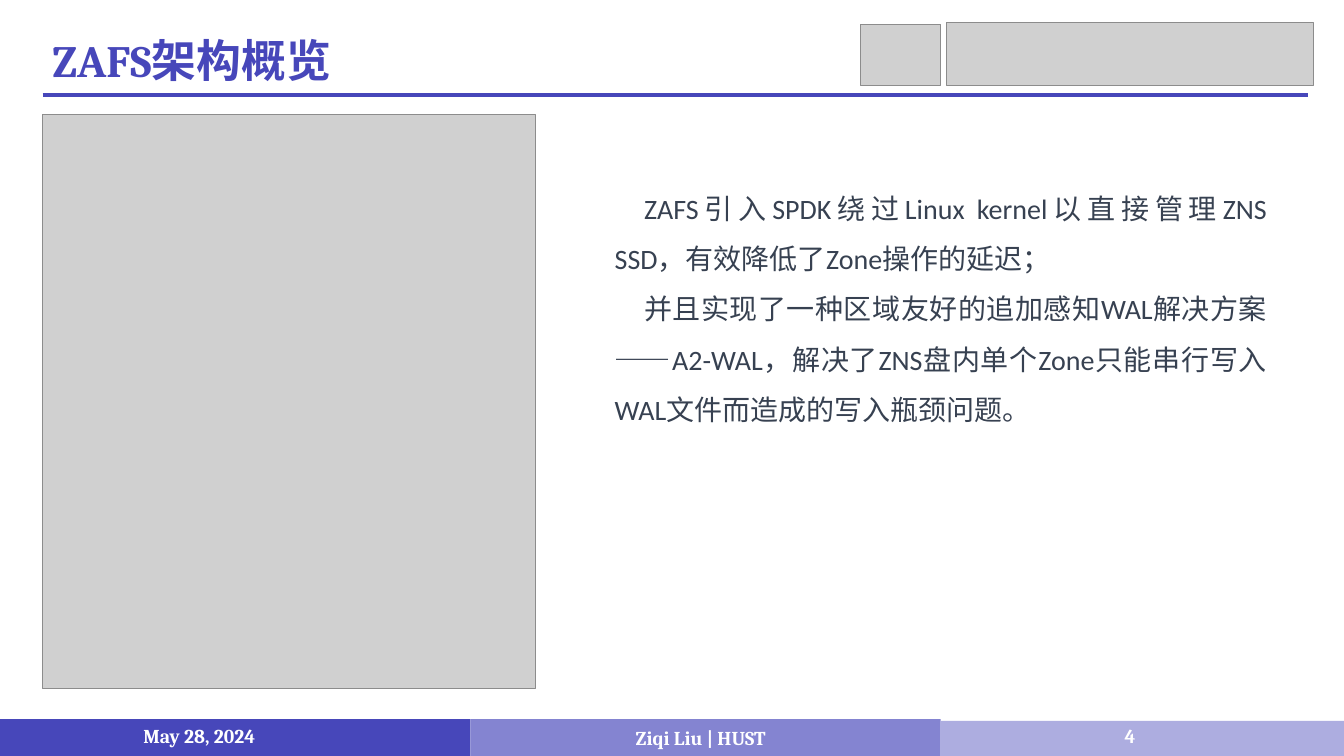
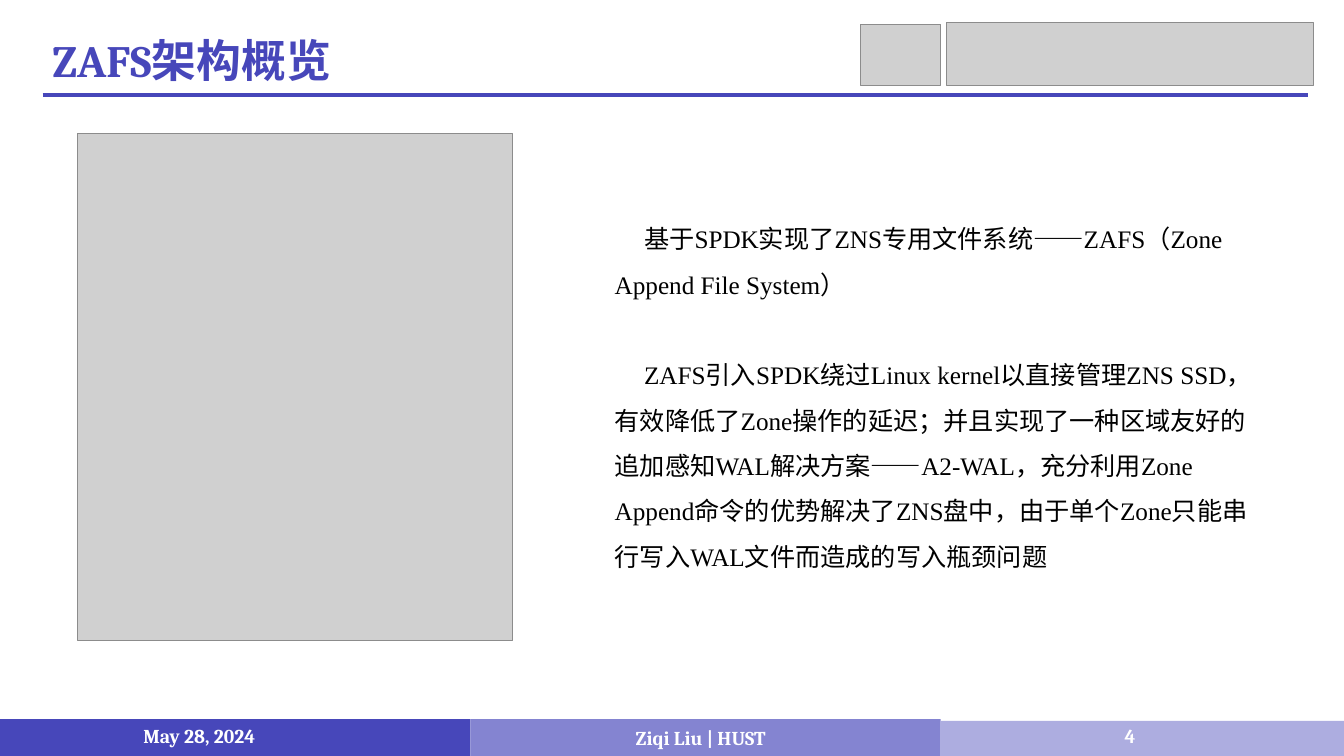
Before and after one commit to LiuziqiOvO/md, a slide deck: slide 4 of 毕设/毕设答辩.pptx. Drawn at 1344x756 pixels with LibreOffice and Linux fonts; fonts in the diff are those of the drawing; grey boxes stand for pictures. Boxes give left, top, right and bottom in pixels: in the first picture for what was removed or moved away, otherwise in the second. Text is boxed around its words. In the diff, an @@ line names an element or a change of style, - is before the commit and + after.

```diff
--- a/毕设/毕设答辩.pptx
+++ b/毕设/毕设答辩.pptx
@@ picture resized from (x1=42, y1=114, x2=535, y2=689) to (x1=78, y1=133, x2=513, y2=640) @@
@@ text at (x1=615, y1=226, x2=1251, y2=526): text changed; size 20 to 18 pt; font Calibri to Times New Roman; text colour #374151 to #000000 @@
-ZAFS引入SPDK绕过Linux kernel以直接管理ZNS SSD，有效降低了Zone操作的延迟；
-并且实现了一种区域友好的追加感知WAL解决方案——A2-WAL，解决了ZNS盘内单个Zone只能串行写入WAL文件而造成的写入瓶颈问题。
+基于SPDK实现了ZNS专用文件系统——ZAFS（Zone Append File System）
+ZAFS引入SPDK绕过Linux kernel以直接管理ZNS SSD，有效降低了Zone操作的延迟；并且实现了一种区域友好的追加感知WAL解决方案——A2-WAL，充分利用Zone Append命令的优势解决了ZNS盘中，由于单个Zone只能串行写入WAL文件而造成的写入瓶颈问题
```
Also in this commit, not shown: 8 other slides changed, 2 other files.
